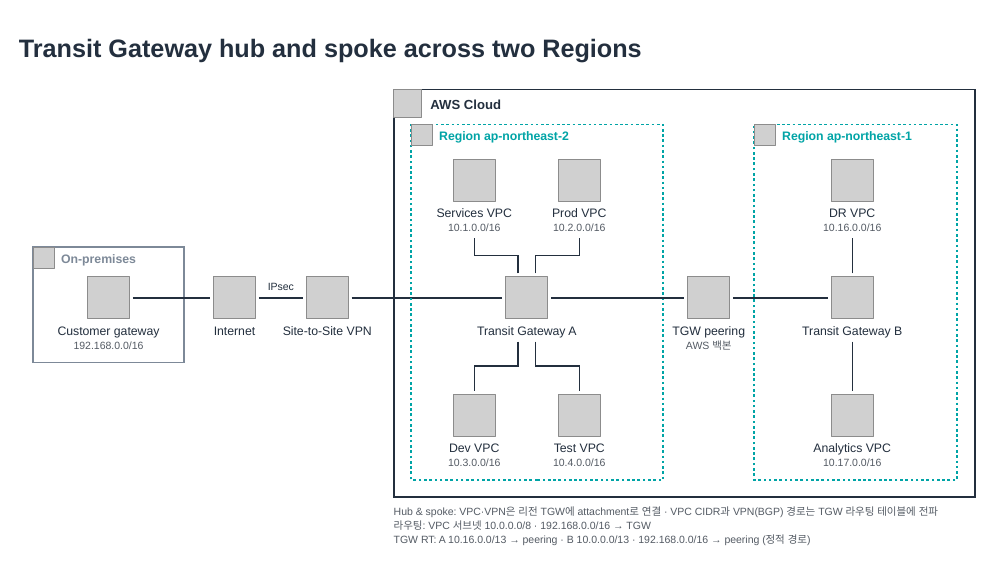
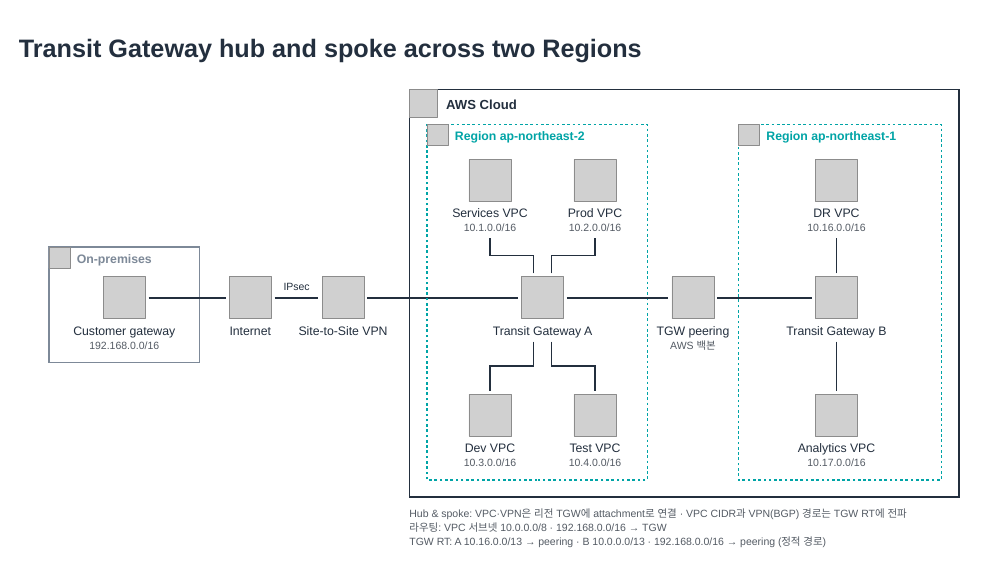
Before and after one commit to conft2k/aws-topology, a slide deck: slide 4 of docs/examples/reference-architectures.pptx. Drawn at 1008x567 pixels with LibreOffice and Linux fonts; fonts in the diff are those of the drawing; grey boxes stand for pictures. Boxes give left, top, right and bottom in pixels: in the first picture for what was removed or moved away, otherwise in the second. Text is boxed around its words. In the diff, an @@ line names an element or a change of style, - is before the commit and + after.

```diff
--- a/docs/examples/reference-architectures.pptx
+++ b/docs/examples/reference-architectures.pptx
@@ rectangle: place and size @@
-rectangle at (394,90,975,498)
+rectangle at (410,90,960,498)
@@ rectangle: place and size @@
-rectangle at (411,125,663,480)
+rectangle at (427,125,648,480)
@@ 17 texts, 11 pictures, 4 freeform shapes, 3 lines, 1 rectangle: place and size @@
-17 texts, 11 pictures, 4 freeform shapes, 3 lines, 1 rectangle at (33,90,606,466)
+17 texts, 11 pictures, 4 freeform shapes, 3 lines, 1 rectangle at (49,90,622,466)
@@ line moved from (551, 298) - (684, 298) to (567, 298) - (668, 298) @@
@@ 8 texts, 5 pictures, 3 lines, 1 rectangle: place and size @@
-8 texts, 5 pictures, 3 lines, 1 rectangle at (672,125,958,480)
+8 texts, 5 pictures, 3 lines, 1 rectangle at (657,125,942,480)
@@ text at (409,508,907,519): text changed @@
-Hub & spoke: VPC·VPN은 리전 TGW에 attachment로 연결 · VPC CIDR과 VPN(BGP) 경로는 TGW 라우팅 테이블에 전파
+Hub & spoke: VPC·VPN은 리전 TGW에 attachment로 연결 · VPC CIDR과 VPN(BGP) 경로는 TGW RT에 전파
@@ text "라우팅: VPC 서브넷 10.0.0.0/8 · ...": place and size @@
-text "라우팅: VPC 서브넷 10.0.0.0/8 · ..." at (394,520,650,530)
+text "라우팅: VPC 서브넷 10.0.0.0/8 · ..." at (409,522,666,532)
@@ text "TGW RT: A 10.16.0.0/13 → ...": place and size @@
-text "TGW RT: A 10.16.0.0/13 → ..." at (394,534,811,545)
+text "TGW RT: A 10.16.0.0/13 → ..." at (409,536,826,547)
```
Also in this commit, not shown: 3 other slides changed, 29 other files.
